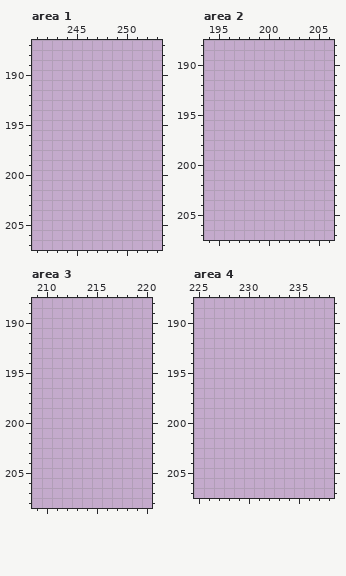
A pixel-art file gets an edit: src/concept/sprite/plants.aseprite. This is how it looked before the edit.
256x256 pixels, 1 frame. Colours within 5 levels of each other are drawn and written as one. Shown: area 1: x 241..253, y 187..207; area 2: x 194..206, y 188..207; area 3: x 209..220, y 188..208; area 4: x 225..238, y 188..207. The commit also changed other parts of the picture, which this record leaves out.
Now the later version:
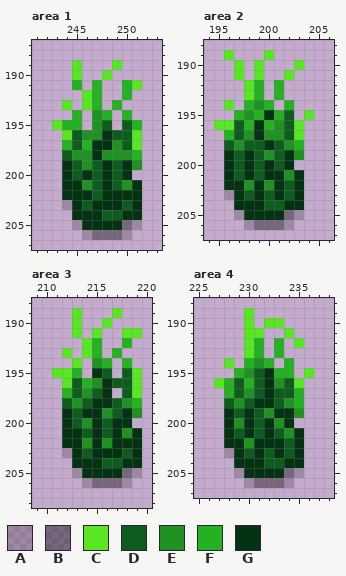
Palette (. is transparent): A #00000032  B #00000064  C #59e624  D #0f5c1f  E #209123  F #24b222  G #043313
The exact change:
Changed rows in their new state; - is an unchanged pixel.
Area 1, layer "Layer 1":
first column x 243:
189 --C---C--
190 --C--C---
191 --F-F--FC
192 ---CF--F-
193 -C-CF-F--
194 --F-EF-F-
195 CFF-ED-DF
196 -CDEEGDDC
197 -FDFGGEDC
198 -DEEGEEEF
199 -GDEDGDGE
200 -GDGDGDG-
201 -GGEDGDEG
202 -GGGDGGGG
203 -AGDGGGDG
204 --GGGDDGG
205 --AGGGGBA
206 ---ABBBA-
Area 2, layer "Layer 1":
first column x 195:
189 -C---C----
190 --C-C---C-
191 --C-C--C--
192 ---CF-F---
193 ---CF-F---
194 -C-FEF-F--
195 --FEFGFD-C
196 CCDFGFEDC-
197 -FDEGEEDC-
198 -DEDDGDEF-
199 -GDGDEDGE-
200 -GDGDGDG--
201 -GDGDGGEG-
202 -GGEGEGDG-
203 -AGDGDGDG-
204 --GGGDDGG-
205 --AGGGGBA-
206 ---ABBBA--
Area 3, layer "Layer 1":
first column x 211:
189 --C---C--
190 --C--C---
191 --C-C--CC
192 ---CF--F-
193 -C-CF-F--
194 --C-EF-F-
195 CCF-GD-DC
196 -CDFEGDDC
197 -FDEDG-DC
198 -DEDGGDEF
199 -GDGGEDGE
200 -GDEGDGG-
201 -GGDGDGEG
202 -GGEGEGGG
203 -AGDGGGDG
204 --GGGDDGG
205 --AGGGGBA
206 ---ABBBA-
Area 4, layer "Layer 1":
first column x 227:
189 ---C------
190 ---C-CC---
191 ---CC--C--
192 ---CF-F-C-
193 ---CF-F---
194 -C-FEF-F--
195 --FEDGFF-C
196 CFDFDGEDC-
197 -FDEDGDDF-
198 -DEDGGDEF-
199 -GDGDEGGE-
200 -GEGDGEG--
201 -GDGDGDEG-
202 -GGEGGGDG-
203 -AGDGDGDG-
204 --GGGDDGG-
205 --AGGGGBA-
206 ---ABBBA--
Boxes around the changes in both pictures, in picture pixels (x1, y1, x2, y2):
added: (52, 60, 142, 240)
added: (214, 50, 314, 230)
added: (52, 308, 142, 488)
added: (214, 308, 314, 488)
